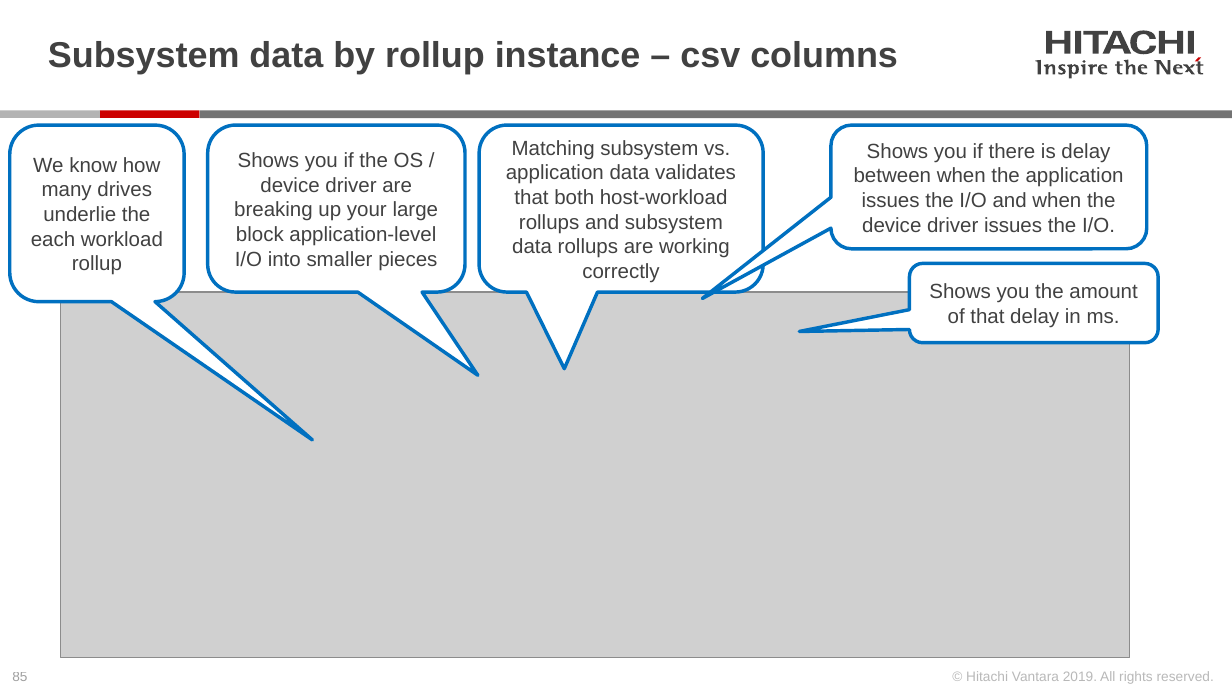
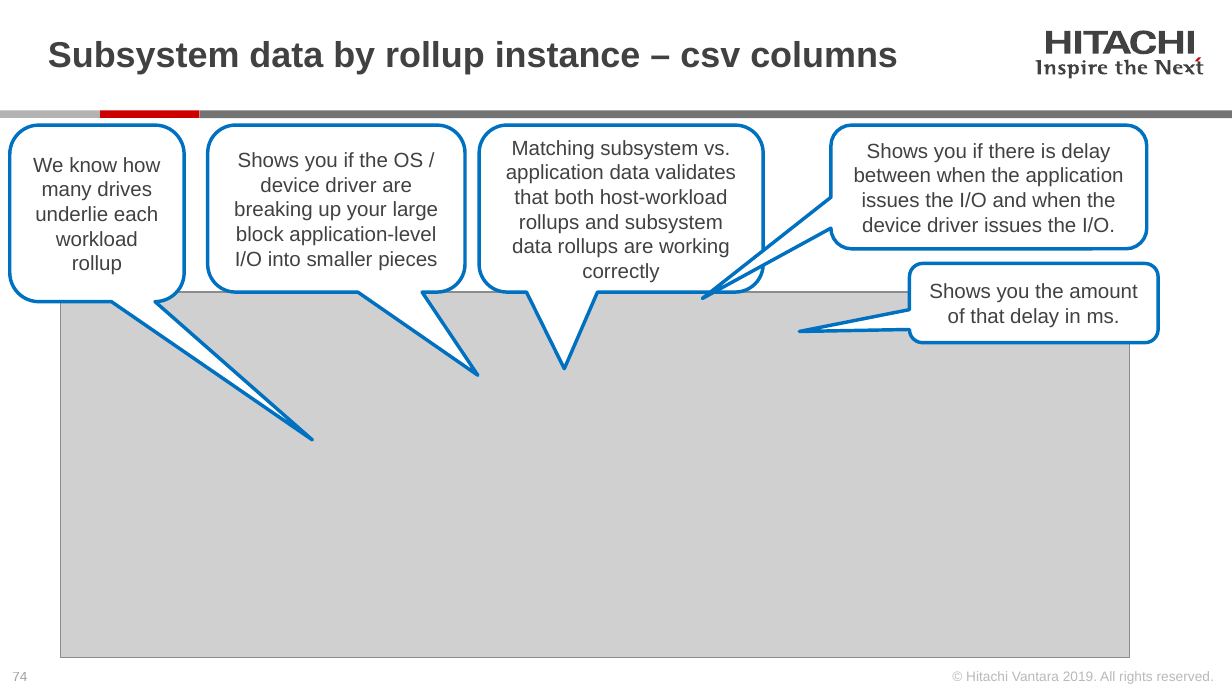
Before and after one commit to Hitachi-Data-Systems/ivy, a slide deck: slide 74 of doc/Programming the ivy engine.pptx (slide 85 before the commit). Drawn at 1232x693 pixels with LibreOffice and Linux fonts; fonts in the diff are those of the drawing; grey boxes stand for pictures. Boxes give left, top, right and bottom in pixels: in the first picture for what was removed or moved away, otherwise in the second. Text is boxed around its words. In the diff, an @@ line names an element or a change of style, - is before the commit and + after.

```diff
--- a/doc/Programming the ivy engine.pptx
+++ b/doc/Programming the ivy engine.pptx
@@ text in rounded speech box at box(33, 157, 161, 275): text changed @@
-We know how many drives underlie the each workload rollup
+We know how many drives underlie each workload rollup
@@ page number at box(12, 672, 27, 681): text changed @@
-85
+74
```
Also in this commit, not shown: 12 other slides changed, 3 slides added, 1 slide removed, 1 other file.
